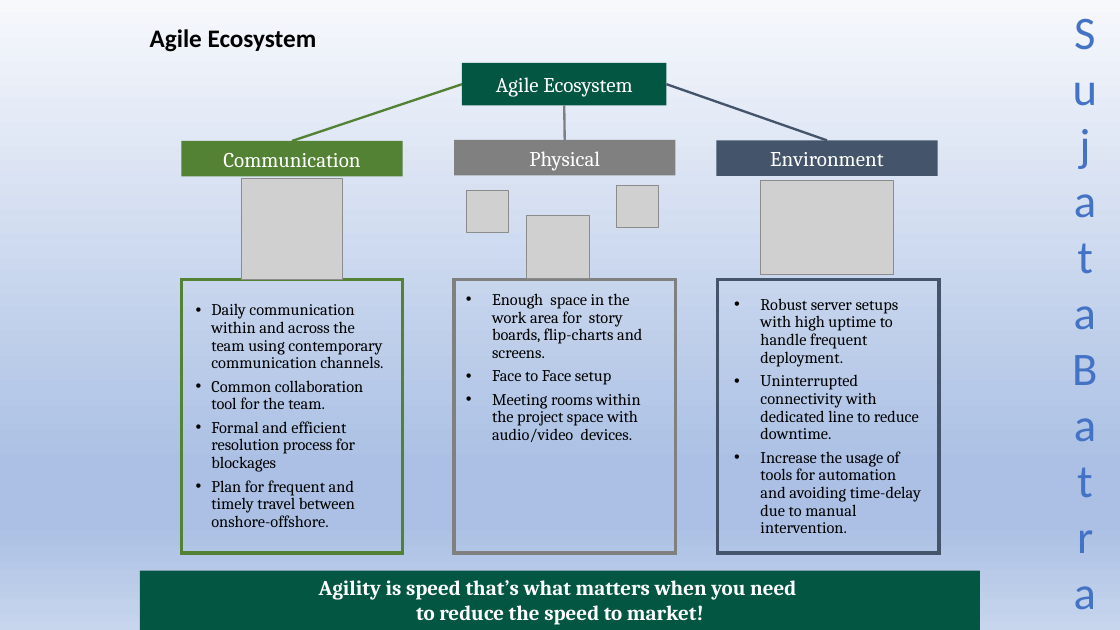
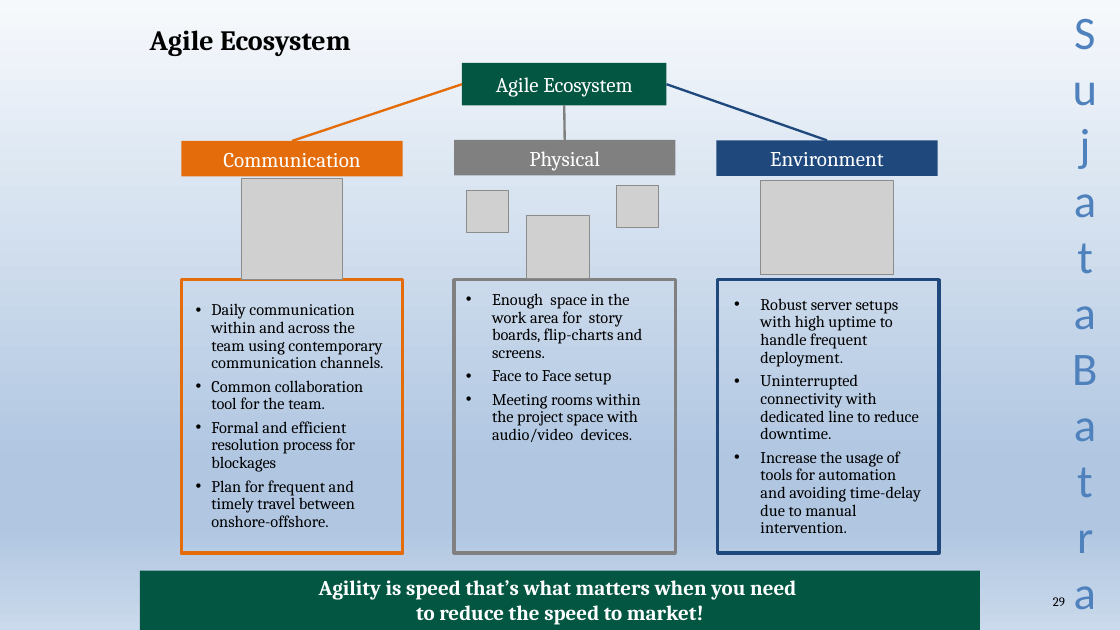
Before and after one commit to Sujatabatra/SapientNov2021QABatch, a slide deck: slide 29 of QA/QA Study Material.pptx. Drawn at 1120x630 pixels with LibreOffice and Linux fonts; fonts in the diff are those of the drawing; grey boxes stand for pictures. Boxes give left, top, right and bottom in pixels: in the first picture for what was removed or moved away, otherwise in the second. Text is boxed around its words. In the diff, an @@ line names an element or a change of style, - is before the commit and + after.

```diff
--- a/QA/QA Study Material.pptx
+++ b/QA/QA Study Material.pptx
@@ background gradient #F6F8FC to #ABC0E4 to #C7D5ED to gradient #F6F9FC to #B0C6E1 to #CAD9EB @@
@@ title "Agile Ecosystem" at [150, 30, 351, 56]: size 21.6 to 24 pt, font Calibri to Cambria; line spacing 0.9 to 1 @@
@@ text "Sujata Batra" at [1062, 0, 1109, 629]: text colour #4472C4 to #4F81BD @@
@@ line (462, 84) - (292, 141): stroke #548235 2 pt to #E46C0A 2 pt @@
@@ line (666, 84) - (827, 140): stroke #44546A 2 pt to #1F497D 2 pt @@
@@ rectangle "Communication" at [181, 141, 402, 176]: fill #548235 to #E46C0A @@
@@ rectangle "Environment" at [717, 140, 938, 176]: fill #44546A to #1F497D @@
@@ rectangle "Daily communication within and across ..." at [181, 280, 402, 553]: outline #548235 3 pt to #E46C0A 3 pt @@
@@ rectangle "Robust server setups with high ..." at [718, 280, 939, 553]: outline #44546A 3 pt to #1F497D 3 pt @@
@@ page number added at [1053, 597, 1065, 606], 11 pt, text #000000 @@
+29
```
Also in this commit, not shown: 102 other slides changed, 20 slides added.
